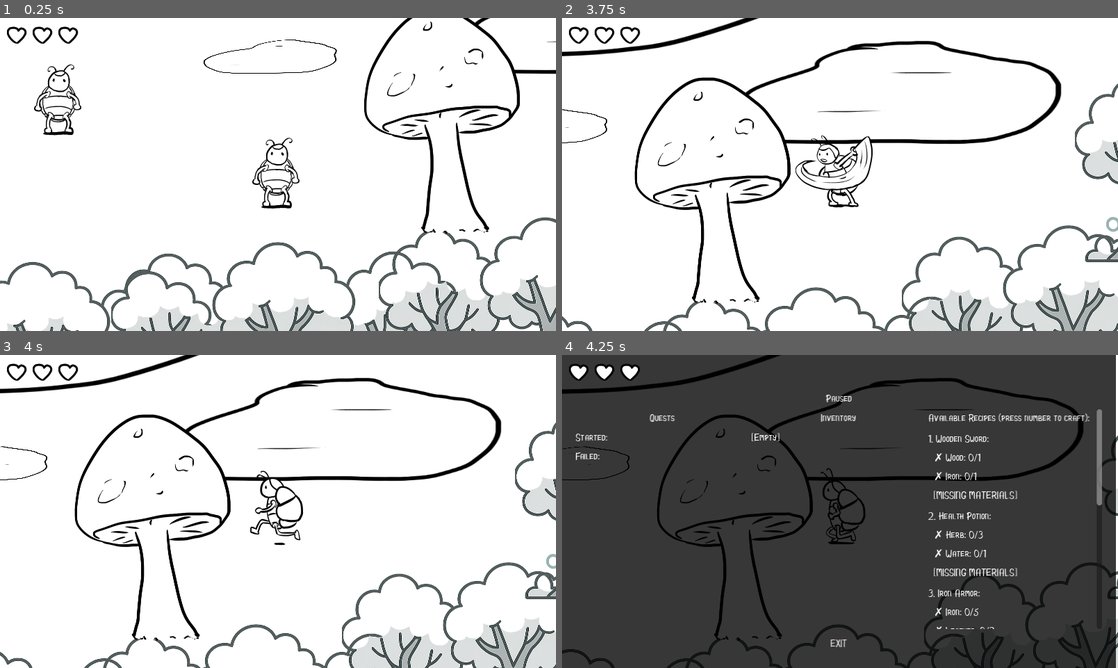
Above: before the commit, frames 1-4 (two rows, left to right).
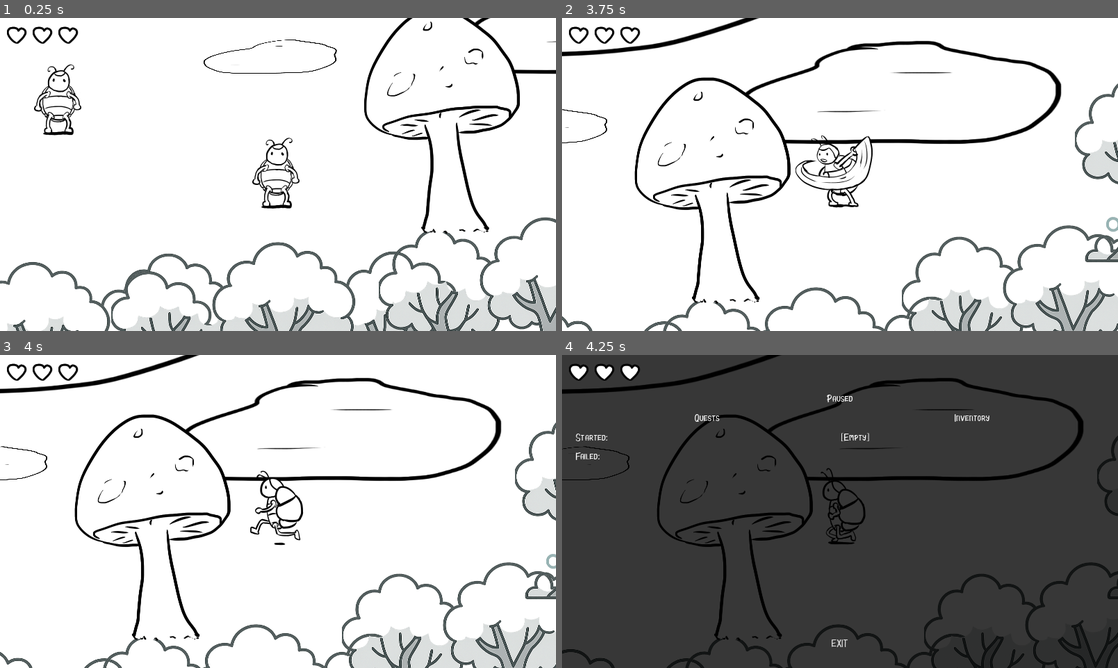
Above: after the commit, the same moments.

Repository: AlexandraMihalevschi/Game_TM_3
Game: Godot game, scene res://scenes/levels/outside2.tscn
Same seed, same stepped clock (60 frames per second), same inputs: the game is played once before the commit and once after it. This scene is started directly instead of the project's main scene.
Inputs:
- Up to frame 1 (0.25 s): no input
- Up to frame 2 (3.75 s): tap Enter at 0.5 s; hold Right (move_right) 0.53-1.28 s; hold E (interact) 0.53-1.28 s; tap Space (roll) at 0.8, 1.35 s; hold Down (move_down) 1.28-2.03 s; tap 0 at 1.55, 2.1 s; hold Right (move_right) 2.03-2.78 s; tap 9 at 2.3, 2.85 s; hold Up (move_up) 2.78-3.53 s; tap E (interact) at 3.05 s; hold Left (move_left) from 3.53 s (still down); tap Ctrl (attack) at 3.6 s
- Up to frame 3 (4 s): keep holding Left (move_left); tap Space (roll) at 3.8 s
- Up to frame 4 (4.25 s): keep holding Left (move_left); tap Escape (pause) at 4.15 s

Frames 1-3 are identical in both runs. In frame 4, 2.7% of the frame differs, in the area x 4-100%, y 0-100%.

Commit message:
Add dialogue with the horse

Diff:
--- a/scenes/characters/BrutalHorse.tscn
+++ b/scenes/characters/BrutalHorse.tscn
@@ -1,7 +1,10 @@
-[gd_scene load_steps=6 format=3 uid="uid://dihndxp8ccslm"]
+[gd_scene load_steps=7 format=3 uid="uid://dihndxp8ccslm"]
 
 [ext_resource type="Script" path="res://scenes/characters/brutal_horse.gd" id="1_xelvx"]
 [ext_resource type="Texture2D" uid="uid://bjdecdfj51g6a" path="res://textures/props/brutal_pony.png" id="2_yo4le"]
+
+[sub_resource type="CircleShape2D" id="CircleShape2D_by8gt"]
+radius = 722.875
 
 [sub_resource type="Animation" id="1"]
 resource_name = "idle"
@@ -38,14 +41,23 @@
 }
 
 [sub_resource type="RectangleShape2D" id="2"]
-size = Vector2(292, 173.242)
+size = Vector2(881, 436)
 
 [node name="BrutalHorse" type="Area2D"]
 script = ExtResource("1_xelvx")
+dialogs = [" I look at you and think, \"Two billion years of evolution, for this?\"", null, null, null, null]
+
+[node name="StaticBody2D" type="StaticBody2D" parent="."]
+position = Vector2(-1, -58)
+rotation = 1.58742
+scale = Vector2(0.5, 0.5)
+
+[node name="CollisionShape2D" type="CollisionShape2D" parent="StaticBody2D"]
+position = Vector2(-82.7531, -44.6309)
+shape = SubResource("CircleShape2D_by8gt")
 
 [node name="sprite" type="Sprite2D" parent="."]
-position = Vector2(23, -51)
-scale = Vector2(0.5, 0.5)
+position = Vector2(0.564087, 2.50995)
 texture = ExtResource("2_yo4le")
 offset = Vector2(3.3446, -93.3282)
 
@@ -56,5 +68,5 @@
 autoplay = "idle"
 
 [node name="trigger" type="CollisionShape2D" parent="."]
-position = Vector2(10, 74.621)
+position = Vector2(2, 306)
 shape = SubResource("2")
--- a/scenes/characters/Enemy.gd
+++ b/scenes/characters/Enemy.gd
@@ -129,21 +129,7 @@
 	var despawn_particles = despawn_fx.instantiate()
 	get_parent().add_child(despawn_particles)
 	despawn_particles.global_position = global_position
-	var count = randi() % 5
-	if count == 0:
-		if has_node("item_spawner"):
-			get_node("item_spawner").spawn()
-	elif count == 1:
-		if has_node("item_spawner5"):
-			get_node("item_spawner5").spawn()
-	elif count == 2:
-		if has_node("item_spawner2"):
-			get_node("item_spawner2").spawn()
-	elif count == 3:
-		if has_node("item_spawner3"):
-			get_node("item_spawner3").spawn()
-	else:
-		if has_node("item_spawner4"):
-			get_node("item_spawner4").spawn()
+	if has_node("item_spawner"):
+		get_node("item_spawner").spawn()
 	queue_free()
 	pass
--- a/scenes/characters/Enemy.tscn
+++ b/scenes/characters/Enemy.tscn
@@ -1220,24 +1220,7 @@
 shape = SubResource("18")
 
 [node name="item_spawner" parent="." instance=ExtResource("3")]
-item_type = "Iron"
-amount = 3
-
-[node name="item_spawner2" parent="." instance=ExtResource("3")]
-item_type = "Wood"
-amount = 3
-
-[node name="item_spawner3" parent="." instance=ExtResource("3")]
-item_type = "Herb"
-amount = 3
-
-[node name="item_spawner4" parent="." instance=ExtResource("3")]
-item_type = "Water"
-amount = 3
-
-[node name="item_spawner5" parent="." instance=ExtResource("3")]
-item_type = "Leather"
-amount = 3
+item_type = "Bandit Head"
 
 [connection signal="timeout" from="state_changer" to="." method="_on_state_changer_timeout"]
 [connection signal="area_entered" from="hurtbox" to="." method="_on_hurtbox_area_entered" flags=3]
--- a/scenes/characters/Npc.gd
+++ b/scenes/characters/Npc.gd
@@ -7,19 +7,22 @@
 """
 
 var active = false
-
-@export var character_name: String = "Nameless NPC"
+@export var character_name: String = "Brutal Horse"
 @export var dialogs = ["..."] # (Array, String, MULTILINE)
 var current_dialog = 0
+
+# Reference to the interaction prompt (if you have one)
+@onready var interaction_prompt = $InteractionPrompt
 
 # Called when the node enters the scene tree for the first time.
 func _ready():
 	randomize()
-	# warning-ignore:return_value_discarded
 	body_entered.connect(_on_body_entered)
-	# warning-ignore:return_value_discarded
 	body_exited.connect(_on_body_exited)
-	pass # Replace with function body.
+
+	# Hide interaction prompt initially if it exists
+	if interaction_prompt:
+		interaction_prompt.hide()
 
 func _input(event):
 	# Bail if npc not active (player not inside the collider)
@@ -48,7 +51,13 @@
 func _on_body_entered(body):
 	if body is Player:
 		active = true
+		# Show interaction prompt if it exists
+		if interaction_prompt:
+			interaction_prompt.show()
 
 func _on_body_exited(body):
 	if body is Player:
 		active = false
+		# Hide interaction prompt if it exists
+		if interaction_prompt:
+			interaction_prompt.hide()
--- a/scenes/levels/Outside.tscn
+++ b/scenes/levels/Outside.tscn
@@ -57,7 +57,6 @@
 [node name="Quest" parent="level/Jorgito" instance=ExtResource("14")]
 quest_name = "Life as a Delivery Guy"
 required_amount = 3
-reward_item = "Ant Skull"
 initial_text = "TLDR; bring me 3 Generic Items"
 pending_text = "You forgot? I want 3 Generic Items"
 
--- a/scenes/levels/outside2.tscn
+++ b/scenes/levels/outside2.tscn
@@ -79,6 +79,10 @@
 y_sort_enabled = true
 position = Vector2(208.024, -128.355)
 
+[node name="BrutalHorse" parent="level" instance=ExtResource("17_fw7j0")]
+position = Vector2(1252.98, 396.355)
+dialogs = [" I look at you and think, \"Two billion years of evolution, for this?\"", "You are the human version of cramps.", "Let me tell you. If I don’t answer you the first time, what makes you think the next 25 will work?", "Careful, bug — I could sneeze and end your entire bloodline.", "They call me horsepower. You? Pest control bait."]
+
 [node name="Jorgito" parent="level" instance=ExtResource("5_4a05x")]
 position = Vector2(5742.98, 805.355)
 character_name = "Jorgito"
@@ -161,10 +165,6 @@
 [node name="grass16" parent="level" instance=ExtResource("10_jncih")]
 position = Vector2(-273.024, 3129.35)
 
-[node name="BrutalHorse" parent="level" instance=ExtResource("17_fw7j0")]
-position = Vector2(1325.98, 372.355)
-dialogs = ["Hello", "heloo2"]
-
 [node name="enemy" parent="level" instance=ExtResource("13_qiguf")]
 position = Vector2(2791.98, 1186.35)
 
--- a/scenes/misc/Stats.gd
+++ b/scenes/misc/Stats.gd
@@ -1,26 +1,11 @@
 extends PanelContainer
 
 var enabled = false
-
-# Crafting recipes
-var crafting_recipes = {
-	"Wooden Sword": {"Wood": 1, "Iron": 1},
-	"Health Potion": {"Herb": 3, "Water": 1},
-	"Iron Armor": {"Iron": 5, "Leather": 2},
-	"Iron Sword": {"Wood": 2, "Iron": 5},
-	"Advanced health Potion": {"Herb": 5, "Water": 2},
-	"Advanced Magic Sword": {"Herb": 0, "Iron":0, "Leather":0, "Ant Skull": 0}
-	#"Advanced Magic Sword": {"Herb": 4, "Iron":6, "Leather":5, "Ant Skull": 1}
-}
-
-var numbered_recipes = {}  # Will store the numbered recipes for reference
-var last_displayed_recipes = {}  # To keep track of what was last displayed
 
 func _ready():
 	Globals.save_game()
 	get_tree().set_auto_accept_quit(false)
 	hide()
-	print("Crafting system initialized")  # Debug
 
 func _input(event):
 	if event.is_action_pressed("pause"):
@@ -29,141 +14,36 @@
 		get_tree().paused = enabled
 		if enabled:
 			grab_focus()
-			update_all_displays()
-			print("Menu opened")  # Debug
+			_update_quest_listing()
+			_update_item_listing()
 
-	# Check for number key presses when enabled
-	if enabled and event is InputEventKey and event.pressed:
-		var key = event.keycode
-		# Check if it's a number key (0-9)
-		if key >= KEY_0 and key <= KEY_9:
-			var number = key - KEY_0  # Convert keycode to actual number
-			attempt_crafting_by_number(number)
-
-func update_all_displays():
-	update_quest_listing()
-	update_item_listing()
-	update_crafting_listing()
-
-func attempt_crafting_by_number(number: int):
-	print("Attempting to craft item number: ", number)
-
-	# Check if this number exists in our numbered recipes
-	if numbered_recipes.has(number):
-		var item_name = numbered_recipes[number]
-		print("Found item to craft: ", item_name)
-		craft_item(item_name)
-	else:
-		print("No item with number ", number)
-
-func update_quest_listing():
-	var text = "Started:\n"
+func _update_quest_listing():
+	var text = ""
+	text += "Started:\n"
 	for quest in Quest.list(Quest.STATUS.STARTED):
 		text += "  %s\n" % quest
 	text += "Failed:\n"
 	for quest in Quest.list(Quest.STATUS.FAILED):
 		text += "  %s\n" % quest
+
 	$VBoxContainer/HBoxContainer/Quests/Details.text = text
+	pass
 
-func update_item_listing():
+func _update_item_listing():
 	var text = ""
 	var inventory = Inventory.list()
+	if inventory.is_empty():
+		text += "[Empty]"
+	for item in inventory:
+		text += "%s x %s\n" % [item, inventory[item]]
+	$VBoxContainer/HBoxContainer/Inventory/Details.text = text
+	pass
 
-	if inventory.is_empty():
-		text = "[Empty]"
-	else:
-		for item in inventory:
-			text += "%s x %s\n" % [item, inventory[item]]
 
-	$VBoxContainer/HBoxContainer/Inventory/Details.text = text
 
-func update_crafting_listing():
-	var text = "Available Recipes (press number to craft):\n\n"
-	var inventory = Inventory.list()
-
-	# Clear the numbered recipes before rebuilding
-	numbered_recipes.clear()
-	var current_number = 1  # Start numbering from 1
-
-	for recipe_name in crafting_recipes:
-		var recipe = crafting_recipes[recipe_name]
-		var can_craft = true
-		var recipe_text = "%d. %s:\n" % [current_number, recipe_name]
-
-		# Check materials
-		for material in recipe:
-			var required = recipe[material]
-			var available = inventory.get(material, 0)
-
-			if available >= required:
-				recipe_text += "  ✓ %s: %d/%d\n" % [material, available, required]
-			else:
-				recipe_text += "  ✗ %s: %d/%d\n" % [material, available, required]
-				can_craft = false
-
-		recipe_text += "  [CRAFTABLE]\n" if can_craft else "  [MISSING MATERIALS]\n"
-		text += recipe_text + "\n"
-
-		# Store this recipe with its number if it's craftable
-		if can_craft:
-			numbered_recipes[current_number] = recipe_name
-
-		current_number += 1
-
-	$VBoxContainer/HBoxContainer/ScrollContainer/Details.text = text
-
-func craft_item(item_name: String):
-	print("Trying to craft: ", item_name)  # Debug
-	if not crafting_recipes.has(item_name):
-		print("Error: Recipe not found")
-		return false
-
-	var recipe = crafting_recipes[item_name]
-	print("Recipe requirements: ", recipe)  # Debug
-
-	# Verify materials
-	for material in recipe:
-		var available = Inventory.list().get(material, 0)
-		print("Checking ", material, ": have ", available, " need ", recipe[material])  # Debug
-		if available < recipe[material]:
-			print("Craft failed: Not enough ", material)
-			return false
-
-	# Remove materials
-	for material in recipe:
-		Inventory.remove_item(material, recipe[material])
-		print("Removed ", recipe[material], " ", material)  # Debug
-
-	# Add crafted item
-	Inventory.add_item(item_name, 1)
-	print("Added 1 ", item_name)  # Debug
-
-	# Update UI
-	update_all_displays()
-	return true
-
-func get_first_craftable_item():
-	print("Checking for craftable items...")  # Debug
-	var inventory = Inventory.list()
-
-	for recipe_name in crafting_recipes:
-		var can_craft = true
-		var recipe = crafting_recipes[recipe_name]
-
-		for material in recipe:
-			if inventory.get(material, 0) < recipe[material]:
-				can_craft = false
-				break
-
-		if can_craft:
-			print("Can craft: ", recipe_name)  # Debug
-			return recipe_name
-
-	print("No craftable items found")  # Debug
-	return null
-
-func on_Exit_pressed():
+func _on_Exit_pressed():
 	quit_game()
+	pass # Replace with function body.
 
 func _notification(what):
 	if what == NOTIFICATION_WM_CLOSE_REQUEST:
--- a/scenes/misc/Stats.tscn
+++ b/scenes/misc/Stats.tscn
@@ -7,12 +7,10 @@
 
 [node name="Stats" type="PanelContainer"]
 process_mode = 3
+visible = false
 anchors_preset = 15
 anchor_right = 1.0
 anchor_bottom = 1.0
-grow_horizontal = 2
-grow_vertical = 2
-scale = Vector2(0.996581, 1.00005)
 focus_neighbor_top = NodePath("VBoxContainer/Exit")
 focus_neighbor_bottom = NodePath("VBoxContainer/Exit")
 focus_mode = 2
@@ -76,23 +74,6 @@
 text = "Item 1
 "
 
-[node name="ScrollContainer" type="ScrollContainer" parent="VBoxContainer/HBoxContainer"]
-layout_mode = 2
-size_flags_horizontal = 3
-localize_numeral_system = false
-
-[node name="Details" type="Label" parent="VBoxContainer/HBoxContainer/ScrollContainer"]
-show_behind_parent = true
-clip_contents = true
-layout_mode = 2
-size_flags_horizontal = 3
-size_flags_vertical = 3
-mouse_filter = 0
-theme_override_fonts/font = ExtResource("3")
-text = "Item 1
-"
-clip_text = true
-
 [node name="Exit" type="Button" parent="VBoxContainer"]
 layout_mode = 2
 theme_override_fonts/font = ExtResource("2")
--- a/scenes/misc/portal.gd
+++ b/scenes/misc/portal.gd
@@ -4,40 +4,6 @@
 @export var spawnpoint: String = ""
 
 func _ready():
-	# Check if player has Advanced Magic Sword in inventory
-	if has_advanced_magic_sword():
-		$to_inside/CollisionShape2D.disabled = false
-		$to_inside.to_scene = to_scene
-		$to_inside.spawnpoint = spawnpoint
-	else:
-		# Disable the portal's collision and interaction if player doesn't have the sword
-		$to_inside/CollisionShape2D.disabled = true
-		# Optional: Visual indication that portal is inactive
-		# $Sprite.modulate = Color(0.5, 0.5, 0.5, 0.7)
-
-func _process(delta: float) -> void:
-	# Check if player has Advanced Magic Sword in inventory
-	if has_advanced_magic_sword():
-		$to_inside/CollisionShape2D.disabled = false
-		$to_inside.to_scene = to_scene
-		$to_inside.spawnpoint = spawnpoint
-	else:
-		# Disable the portal's collision and interaction if player doesn't have the sword
-		$to_inside/CollisionShape2D.disabled = true
-		# Optional: Visual indication that portal is inactive
-		# $Sprite.modulate = Color(0.5, 0.5, 0.5, 0.7)
-
-func has_advanced_magic_sword() -> bool:
-	# Get the inventory dictionary
-	var inventory = Inventory.list()
-	print(inventory)
-	if inventory.is_empty():
-		return false
-	else:
-		for item in inventory:
-			if item == "Advanced Magic Sword":
-				return true
-		return false
-
-	# Check if "Advanced Magic Sword" exists in the inventory keys
-	return inventory.has("Advanced Magic Sword") and inventory["Advanced Magic Sword"] > 0
+	$to_inside.to_scene = to_scene
+	$to_inside.spawnpoint = spawnpoint
+	pass # Replace with function body.
